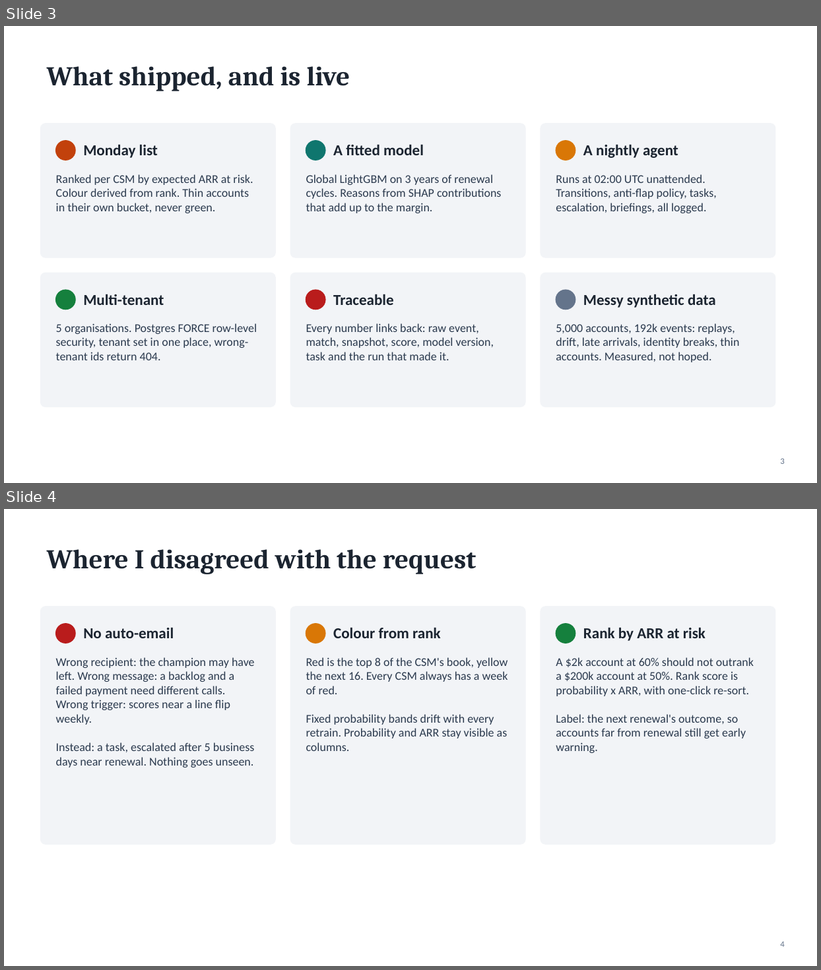
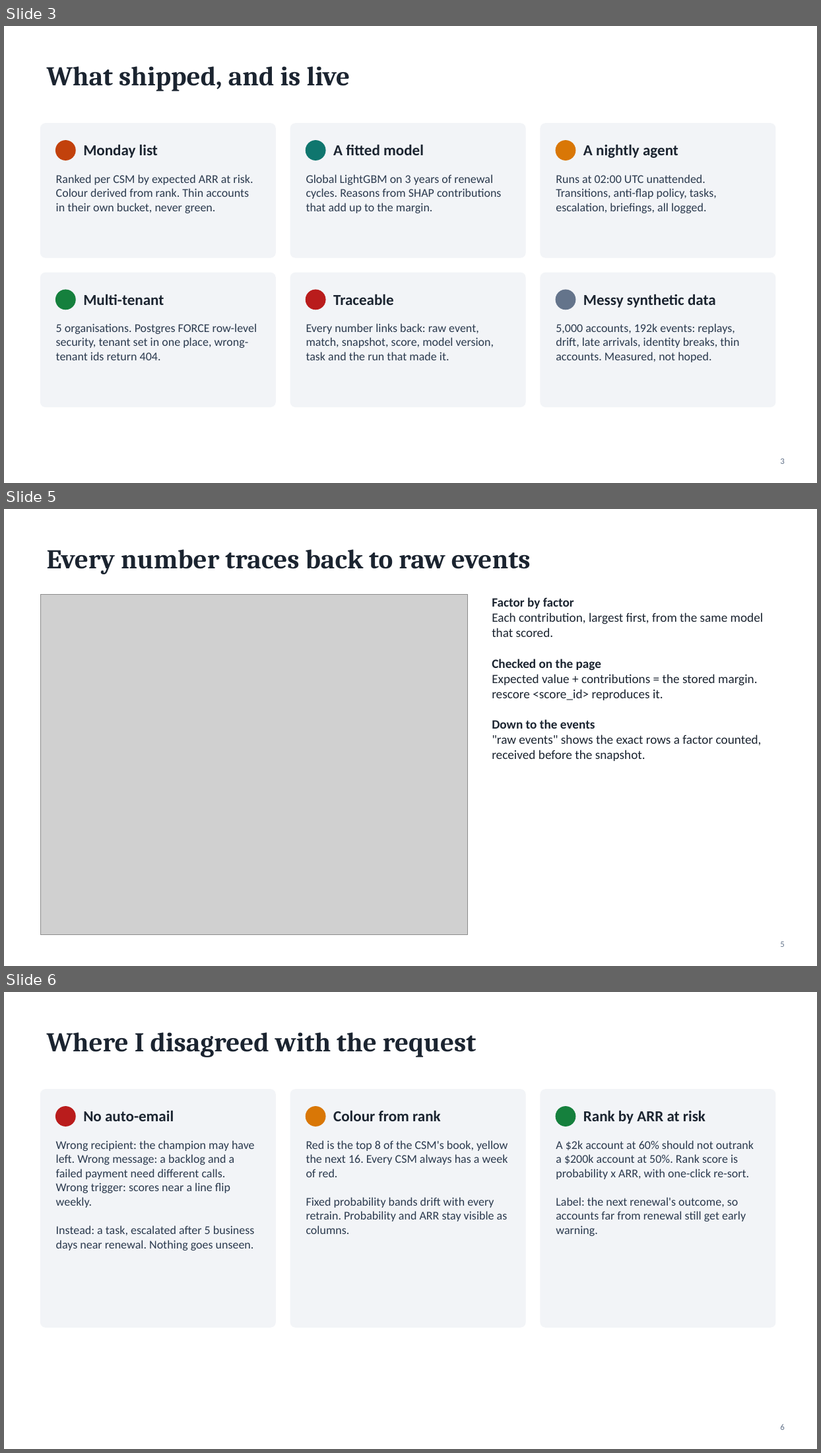
Before and after one commit to utkarsh199708/fello, a slide deck: docs/deck.pptx. Shown one above the other, each under a label of ours: slides 3 and 4 before the commit, slides 3, 5 and 6 after it; the slides between them are not shown. The pictures are 821x970 and 821x1453 pixels, drawn with LibreOffice and Linux fonts; fonts in the diff are those of the drawing; grey boxes stand for pictures. Boxes give left, top, right and bottom in pixels: in the first picture for what was removed or moved away, otherwise in the second. Text is boxed around its words. In the diff, an @@ line names an element or a change of style, - is before the commit and + after.

```diff
--- a/docs/deck.pptx
+++ b/docs/deck.pptx
@@ slide 5 added at [4, 509, 817, 966], background #FFFFFF @@
@@ title added at [47, 549, 531, 574], 32 pt, text #1B2430, bold @@
+Every number traces back to raw events
@@ picture added at [40, 594, 467, 935] @@
@@ text added at [492, 597, 764, 761], 15 pt, text #1B2430 @@
+Factor by factor
+Each contribution, largest first, from the same model that scored.
+Checked on the page
+Expected value + contributions = the stored margin. rescore <score_id> reproduces it.
+Down to the events
+"raw events" shows the exact rows a factor counted, received before the snapshot.
@@ page number added at [780, 942, 784, 947], 10 pt, text #64748B @@
+5
@@ what was slide 4 is now slide 6 @@
@@ page number at [780, 1424, 784, 1430]: text changed @@
-4
+6
```
Also in this commit, not shown: 3 slides changed, 1 other slide added, 38 other files.
